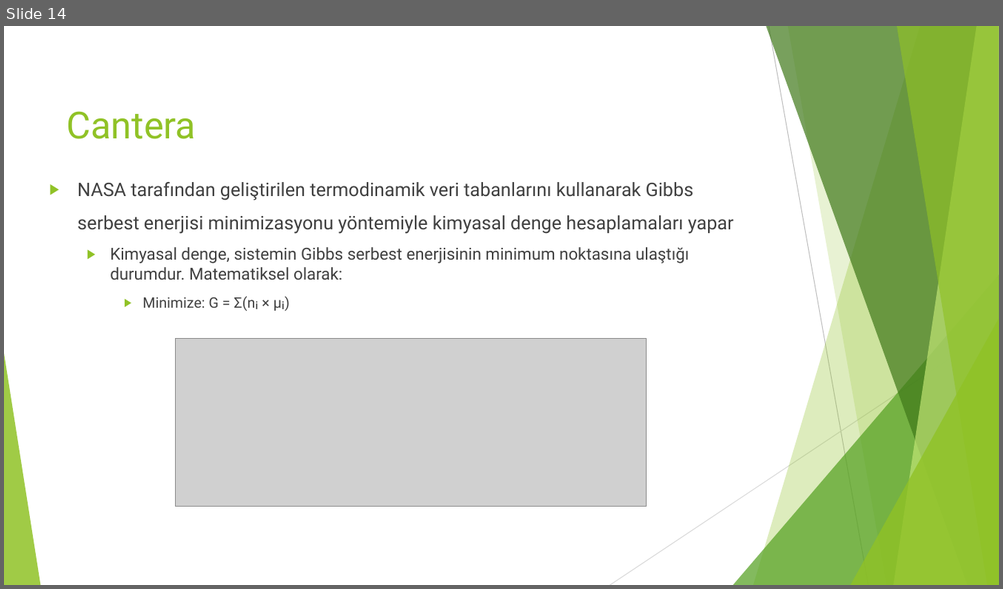
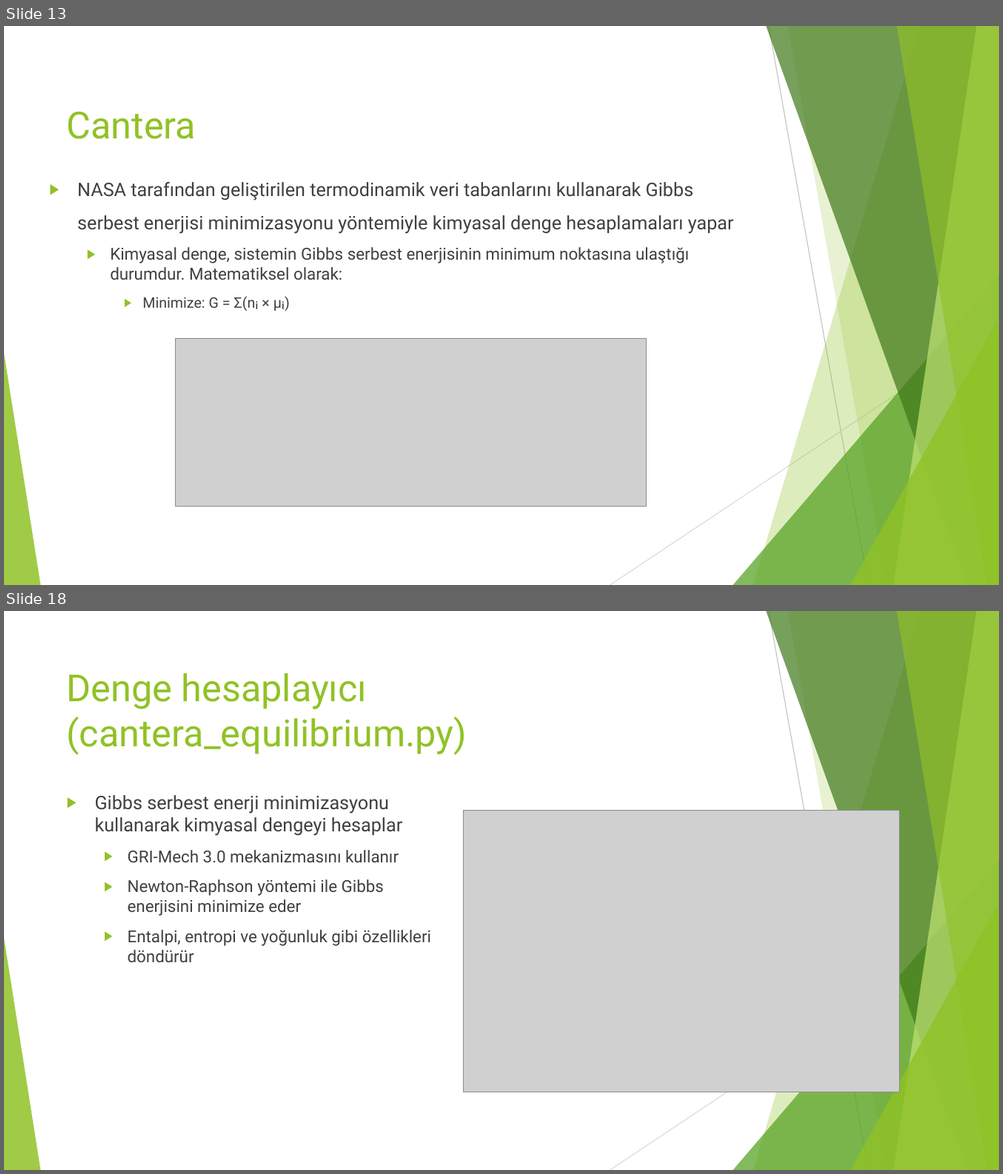
Before and after one commit to orhunuz-ftell/-biyokomurlestirme, a slide deck: tik4_sunum.pptx. Shown one above the other, each under a label of ours: slide 14 before the commit, slides 13 and 18 after it; the slides between them are not shown. The pictures are 1003x589 and 1003x1174 pixels, drawn with LibreOffice and Linux fonts; fonts in the diff are those of the drawing; grey boxes stand for pictures. Boxes give left, top, right and bottom in pixels: in the first picture for what was removed or moved away, otherwise in the second. Text is boxed around its words. In the diff, an @@ line names an element or a change of style, - is before the commit and + after.

```diff
--- a/tik4_sunum.pptx
+++ b/tik4_sunum.pptx
@@ slide 18 added at [4, 611, 999, 1170], background #FFFFFF; not listed: 10 template elements that a slide beside it also shows @@
@@ title added at [67, 673, 466, 755], 36 pt, text #90C226 @@
+Denge hesaplayıcı (cantera_equilibrium.py)
@@ text added at [95, 795, 431, 963], 16 pt, text #404040 @@
+▶ Gibbs serbest enerji minimizasyonu kullanarak kimyasal dengeyi hesaplar
+  ▶ GRI-Mech 3.0 mekanizmasını kullanır
+  ▶ Newton-Raphson yöntemi ile Gibbs enerjisini minimize eder
+  ▶ Entalpi, entropi ve yoğunluk gibi özellikleri döndürür
@@ picture added at [464, 810, 899, 1092] @@
@@ what was slide 14 is now slide 13 @@
```
Also in this commit, not shown: 10 slides changed, 19 other slides added, 15 slides removed, 3 other files.
